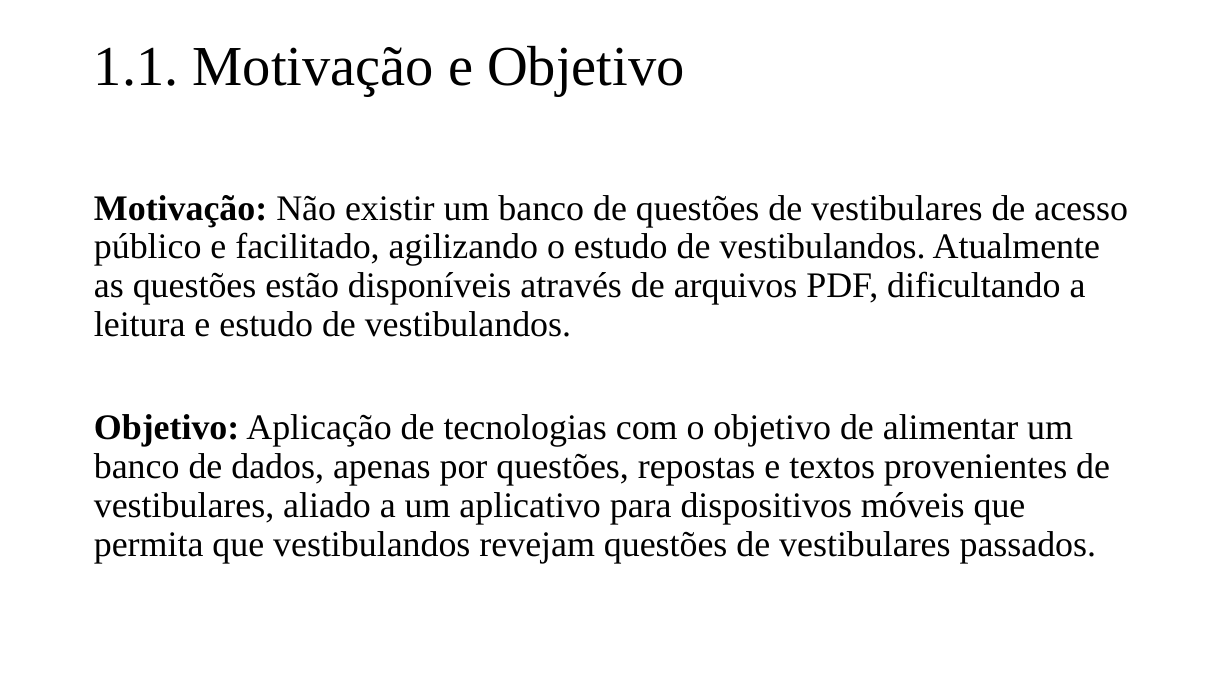
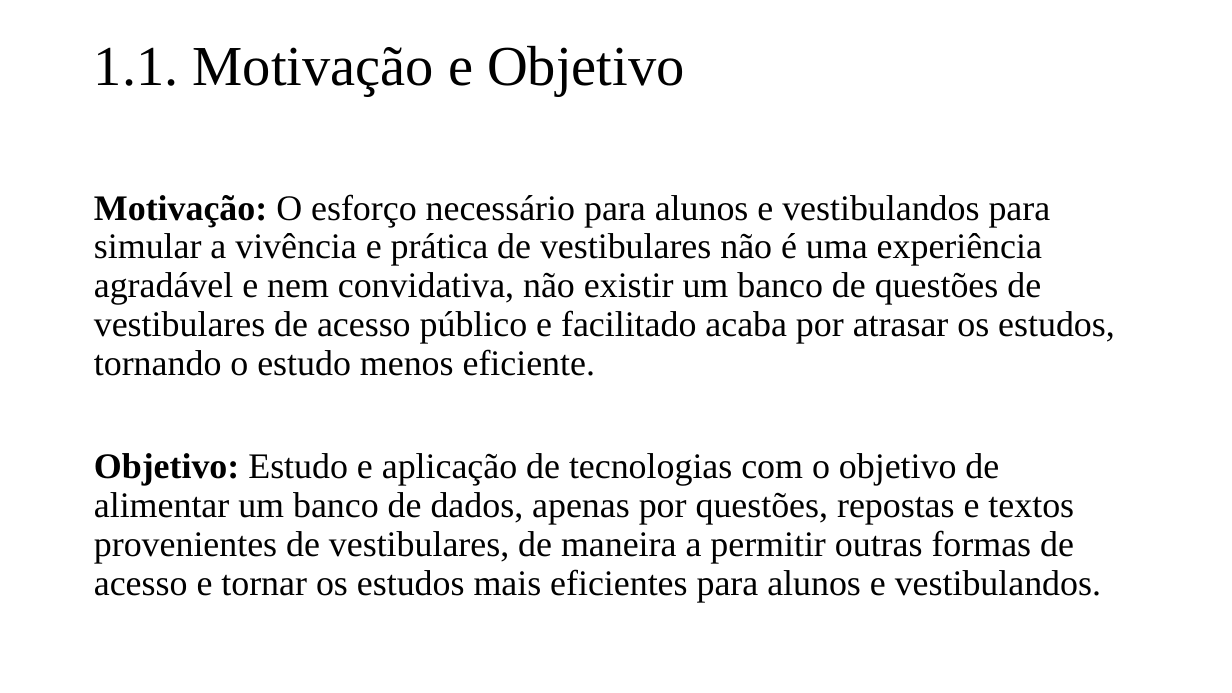
Before and after one commit to cesaraugusto98/TG, a slide deck: slide 5 of Documentacao/Apresentação TG - QuizFATEC.pptx. Drawn at 1232x693 pixels with LibreOffice and Linux fonts; fonts in the diff are those of the drawing. Boxes give left, top, right and bottom in pixels: in the first picture for what was removed or moved away, otherwise in the second. Text is boxed around its words. In the diff, an @@ line names an element or a change of style, - is before the commit and + after.

```diff
--- a/Documentacao/Apresentação TG - QuizFATEC.pptx
+++ b/Documentacao/Apresentação TG - QuizFATEC.pptx
@@ text at [94,194,1115,602]: text changed @@
-Motivação: Não existir um banco de questões de vestibulares de acesso público e facilitado, agilizando o estudo de vestibulandos. Atualmente as questões estão disponíveis através de arquivos PDF, dificultando a leitura e estudo de vestibulandos.
-Objetivo: Aplicação de tecnologias com o objetivo de alimentar um banco de dados, apenas por questões, repostas e textos provenientes de vestibulares, aliado a um aplicativo para dispositivos móveis que permita que vestibulandos revejam questões de vestibulares passados.
+Motivação: O esforço necessário para alunos e vestibulandos para simular a vivência e prática de vestibulares não é uma experiência agradável e nem convidativa, não existir um banco de questões de vestibulares de acesso público e facilitado acaba por atrasar os estudos, tornando o estudo menos eficiente.
+Objetivo: Estudo e aplicação de tecnologias com o objetivo de alimentar um banco de dados, apenas por questões, repostas e textos provenientes de vestibulares, de maneira a permitir outras formas de acesso e tornar os estudos mais eficientes para alunos e vestibulandos.
```
Also in this commit, not shown: 6 other slides changed, 6 other files.
